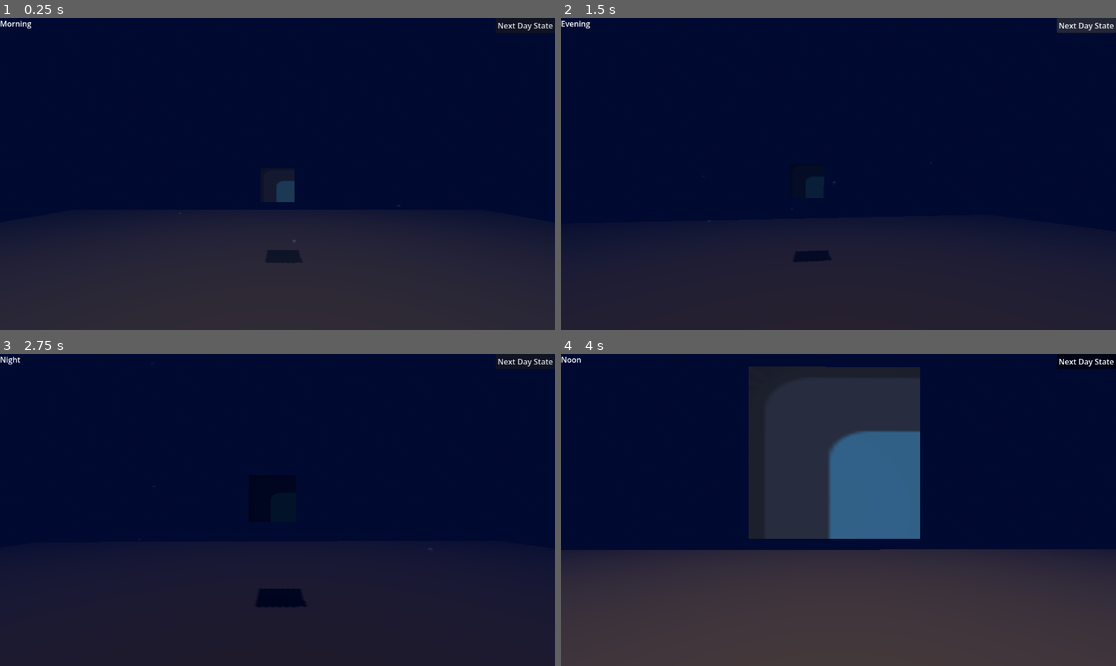
Above: before the commit, frames 1-4 (two rows, left to right).
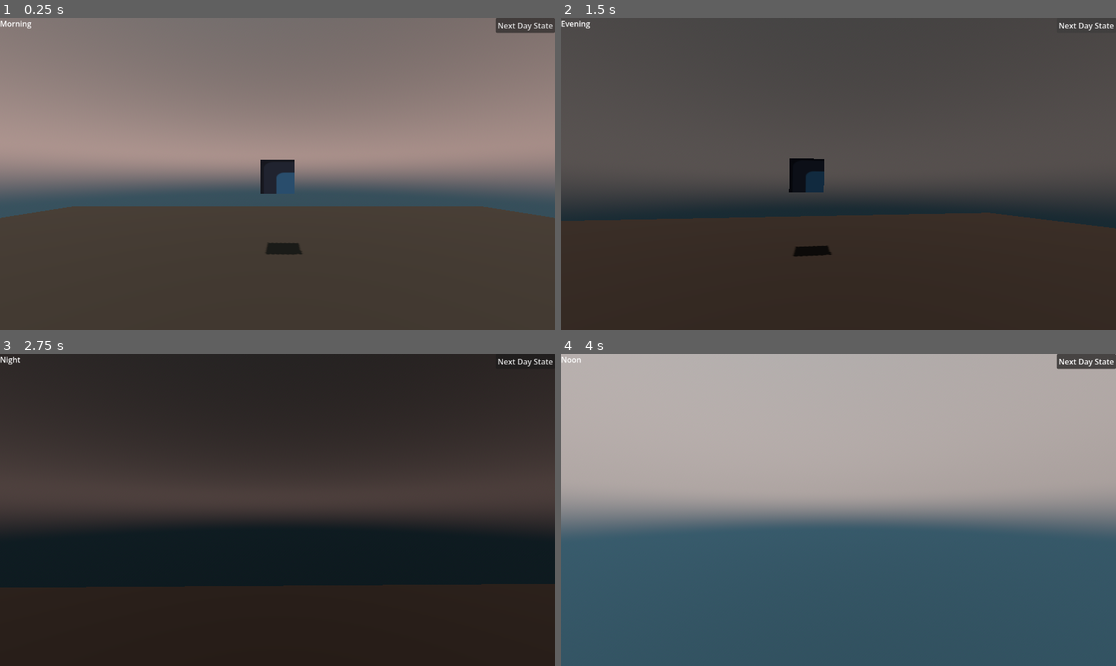
Above: after the commit, the same moments.

Repository: Jerrylikesgreen/MysteryGameJam
Game: Godot game, scene res://scenes/test_world.tscn
Two runs of this game, one before a commit and one after it. Both use one fixed random seed, a clock stepped at 60 frames per second and the inputs below. The engine's default icon, where the game draws it, is replaced by a stand-in: a white triangle on a blue panel in a dark square.
Inputs (mouse positions are in pixels of both pictures, inside the frame that each line leads up to):
- Up to frame 1 (0.25 s): no input
- Up to frame 2 (1.5 s): click "Next Day State" at 0.5 s; click "Next Day State" at 1.25 s
- Up to frame 3 (2.75 s): tap Enter at 2 s; move the mouse to (305, 510) at 2.02 s; hold W (forward) from 2.03 s (still down); hold Space (jump) from 2.03 s (still down); click (305, 510) at 2.17 s
- Up to frame 4 (4 s): keep holding W (forward); move the mouse to (810, 510) at 2.77 s; release Space (jump) at 2.78 s; tap E (interact) at 2.85 s; tap Space (jump) at 3.02, 3.05, 3.32 s; move the mouse to (849, 503) at 3.52 s; hold Space (jump) from 3.53 s (still down)

The runs differ from the first frame. In frame 1, 87% of the frame differs, in the area x 0-100%, y 0-100%; in frame 2, 78%; in frame 3, 56%; in frame 4, 100%.

Commit message:
Refactoring Player Body Physics.
Add/adjust swim and jump behavior across player scripts and update scene resources.

- player.gd: _on_jump() now calls player_body.jump() to delegate jump logic to the body.
- player_body.gd: Rework physics flow — call move_and_slide(), split underwater vs regular physics, apply water drag, underwater gravity, swim-up force when jump is pressed, and keep horizontal movement handling per-mode; add debug prints in jump(). Includes a TODO about moving swim input handling into player controls.
- test_world.tscn: Switch environment resource to world_enviorment.tres and remove bubble particle instances/resources.
- world.gd: Remove default Globals.set_underwater(true) in _ready().

These changes centralize movement/jump handling in the player body and introduce basic underwater swimming mechanics.

Diff:
--- a/mystery-game-jam/scenes/test_world.tscn
+++ b/mystery-game-jam/scenes/test_world.tscn
@@ -3,11 +3,10 @@
 [ext_resource type="PackedScene" uid="uid://duwum2xa2mgqx" path="res://scenes/player.tscn" id="1_kyfjp"]
 [ext_resource type="Script" uid="uid://c0m155rneerq8" path="res://scripts/world.gd" id="1_xwrkq"]
 [ext_resource type="Script" uid="uid://ccybkweg8k406" path="res://scripts/world_environment.gd" id="2_dvny0"]
-[ext_resource type="Environment" uid="uid://cweuuqd5b3nki" path="res://resources/systems/under_water_enviorment.tres" id="2_xwrkq"]
+[ext_resource type="Environment" uid="uid://bn6eyndtkgnkb" path="res://resources/systems/wold_enviorment.tres" id="2_xwrkq"]
 [ext_resource type="Script" uid="uid://e4rof4p4qtj7" path="res://scripts/day_state_lable.gd" id="3_3263u"]
 [ext_resource type="Script" uid="uid://by1tk1828o2h6" path="res://scripts/day_state_options.gd" id="3_umbte"]
 [ext_resource type="Texture2D" uid="uid://dp70yeefp6u1x" path="res://icon.svg" id="7_xwrkq"]
-[ext_resource type="PackedScene" uid="uid://c841q8nc83aky" path="res://scenes/bubble_particle_emitter.tscn" id="8_nrstc"]
 
 [sub_resource type="StandardMaterial3D" id="StandardMaterial3D_kyfjp"]
 albedo_color = Color(0.13858852, 0.071602665, 1.8049032e-08, 1)
@@ -71,15 +70,6 @@
 text = "Day State"
 script = ExtResource("3_3263u")
 
-[node name="GPUParticles3D" parent="." unique_id=452486647 instance=ExtResource("8_nrstc")]
-transform = Transform3D(1, 0, 0, 0, 1, 0, 0, 0, 1, -0.10653758, 2.1493397, -6.4687667)
-
-[node name="GPUParticles3D2" parent="." unique_id=1829008494 instance=ExtResource("8_nrstc")]
-transform = Transform3D(1, 0, 0, 0, 1, 0, 0, 0, 1, -3.2417061, 2.1493397, -6.4687667)
-
-[node name="GPUParticles3D3" parent="." unique_id=231162960 instance=ExtResource("8_nrstc")]
-transform = Transform3D(1, 0, 0, 0, 1, 0, 0, 0, 1, 3.88712, 2.1493397, -6.4687667)
-
 [node name="MeshInstance3D" type="MeshInstance3D" parent="." unique_id=256679891]
 transform = Transform3D(1, 0, 0, 0, 1, 0, 0, 0, 1, 0, 2.7416613, -6.5149813)
 mesh = SubResource("BoxMesh_7448y")
--- a/mystery-game-jam/scripts/player.gd
+++ b/mystery-game-jam/scripts/player.gd
@@ -44,7 +44,8 @@
 	camera_pivot.rotation_degrees.x = _camera_rotation_x
 
 func _on_jump()->void:
-	pass
+	player_body.jump()
+
 
 
 func _on_interact()->void:
--- a/mystery-game-jam/scripts/player_body.gd
+++ b/mystery-game-jam/scripts/player_body.gd
@@ -35,15 +35,38 @@
 	else:
 		_regular_physics(delta)
 
+	move_and_slide()
+
+
+func _underwater_physics(delta: float) -> void:
+	# Apply water drag
+	velocity *= water_drag
+
 	# Apply gravity
 	if not is_on_floor():
-		if _is_under_water:
-			velocity.y -= _underwater_gravity * delta
-		else:
-			velocity.y -= _gravity * delta
-	else:
-		if not _is_under_water:
-			velocity.y = 0
+		velocity.y -= _underwater_gravity * delta
+
+	# Swim upward
+	if Input.is_action_pressed("jump"):
+		## TODO - move this logic into player controls. For now keeping as we might not
+		## keep this function to "swim"
+		velocity.y += swim_up_force * delta
+
+	# Convert input to world space
+	var forward = global_transform.basis.z
+	var right = global_transform.basis.x
+
+	var move_dir = (forward * _move_input.z) + (right * _move_input.x)
+	move_dir = move_dir.normalized() if move_dir.length() > 0 else Vector3.ZERO
+
+	var current_speed = underwater_speed
+
+	velocity.x = move_dir.x * current_speed
+	velocity.z = move_dir.z * current_speed
+
+func _regular_physics(delta: float) -> void:
+	if not is_on_floor():
+		velocity.y -= _gravity * delta
 
 	# Convert input to world space
 	var forward = global_transform.basis.z
@@ -53,38 +76,22 @@
 	move_dir = move_dir.normalized() if move_dir.length() > 0 else Vector3.ZERO
 
 	# Apply horizontal movement
-	var current_speed = underwater_speed if _is_under_water else speed
+	var current_speed =  speed
 
 	velocity.x = move_dir.x * current_speed
 	velocity.z = move_dir.z * current_speed
-
-	move_and_slide()
-
-
-func _underwater_physics(delta: float) -> void:
-	# Apply water drag
-	velocity *= water_drag
-
-	# Swim upward
-	if Input.is_action_pressed("jump"):
-		velocity.y += swim_up_force * delta
-
-
-func _regular_physics(delta: float) -> void:
-	# Regular jump
-	if Input.is_action_just_pressed("jump") and is_on_floor():
-		velocity.y = jump_velocity
-
 
 func move(direction: Vector3) -> void:
 	_move_input = direction
 
 
 func jump() -> void:
+	print("jump")
 	if _is_under_water:
 		velocity.y += swim_up_force
 	elif is_on_floor():
 		velocity.y = jump_velocity
+		print("jumping")
 
 
 func set_underwater(state: bool) -> void:
--- a/mystery-game-jam/scripts/world.gd
+++ b/mystery-game-jam/scripts/world.gd
@@ -4,7 +4,6 @@
 
 
 func _ready() -> void:
-	Globals.set_underwater(true)
 	_set_up()
 
 
